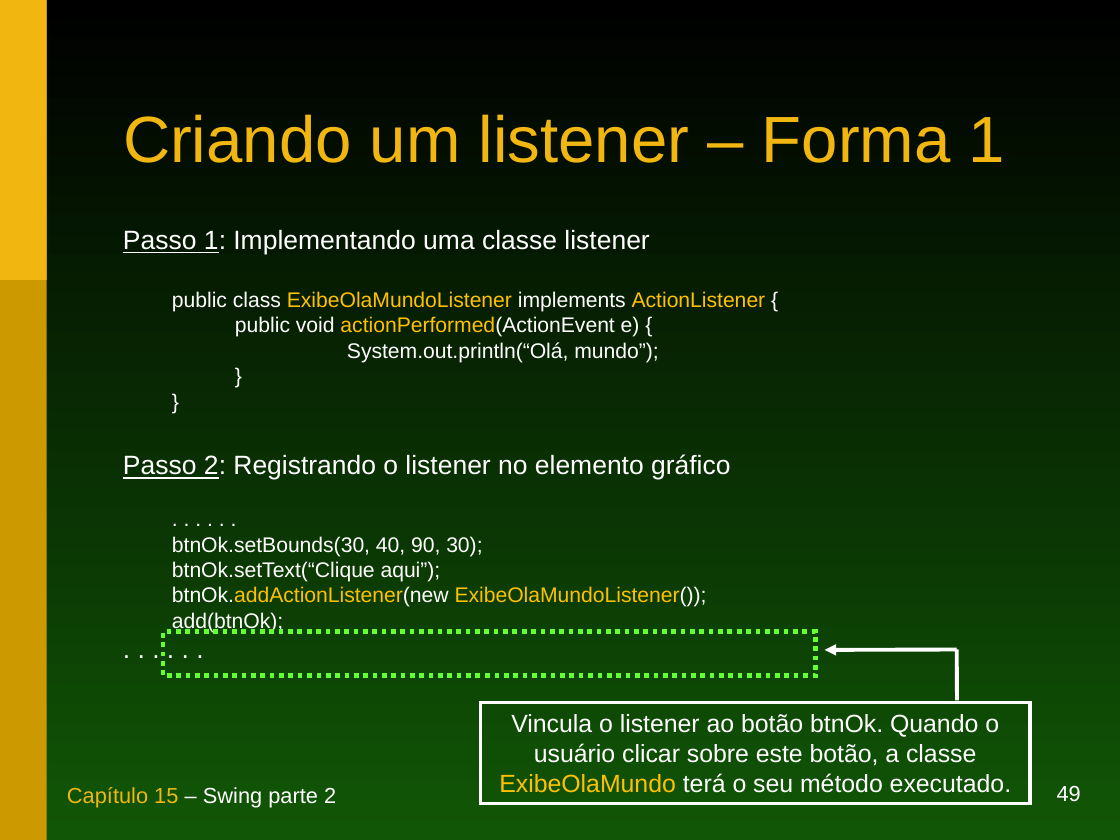
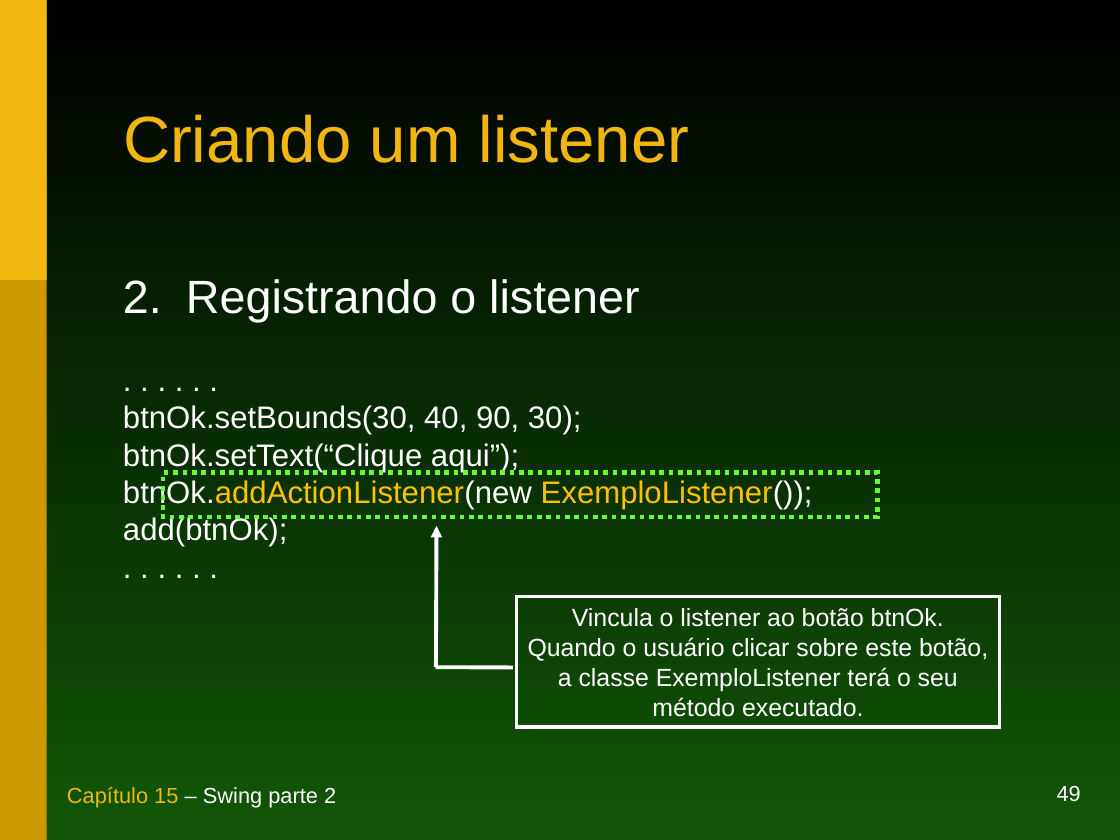
Before and after one commit to duchesqui/slzvieira-training, a slide deck: slide 49 of 1-Java-Programmer-Modulo-I/16.Capitulo15.ppt. Drawn at 1120x840 pixels with LibreOffice and Linux fonts; fonts in the diff are those of the drawing. Boxes give left, top, right and bottom in pixels: in the first picture for what was removed or moved away, otherwise in the second. Text is boxed around its words. In the diff, an @@ line names an element or a change of style, - is before the commit and + after.

```diff
--- a/1-Java-Programmer-Modulo-I/16.Capitulo15.ppt
+++ b/1-Java-Programmer-Modulo-I/16.Capitulo15.ppt
@@ title at [123,114,690,163]: text changed @@
-Criando um listener – Forma 1
+Criando um listener
@@ text "Registrando o listener": place and size @@
-text "Registrando o listener" at [123,229,766,633]
+text "Registrando o listener" at [123,279,813,547]
@@ text at [186,279,639,322]: text changed; size 13.6 to 30 pt @@
-Passo 1: Implementando uma classe listener
-  public class ExibeOlaMundoListener implements ActionListener {
-  public void actionPerformed(ActionEvent e) {
-  System.out.println(“Olá, mundo”);
-  }
-  }
-Passo 2: Registrando o listener no elemento gráfico
+2. Registrando o listener
@@ text at [123,405,582,547]: size 13.6 to 20 pt in ". . . . . .", "btnOk.setBounds(30, 40, 90, 30);", "btnOk.setText(“Clique aqui”);", "add(btnOk);"; size 17 to 20 pt in ". . . . . ."; list level 2 to 1 in ". . . . . ..."; list level 2 to 1 in "btnOk.setBounds(30, 40, 90, 30);"; list level 2 to 1 in "btnOk.setText(“Clique aqui”);"; list level 2 to 1 in "add(btnOk);" @@
@@ text at [123,478,813,509]: text changed; size 13.6 to 20 pt @@
-  btnOk.addActionListener(new ExibeOlaMundoListener());
+btnOk.addActionListener(new ExemploListener());
@@ rectangle: place and size @@
-rectangle at [164,632,816,675]
+rectangle at [164,473,878,516]
@@ arrow added from (436, 668) to (437, 525), #FFFFFF 2.49 pt @@
@@ rectangle "Vincula o listener ao botão ...": place and size @@
-rectangle "Vincula o listener ao botão ..." at [480,702,1030,803]
+rectangle "Vincula o listener ao botão ..." at [516,596,999,727]
@@ text in rectangle at [528,608,988,717]: text changed @@
-Vincula o listener ao botão btnOk. Quando o usuário clicar sobre este botão, a classe ExibeOlaMundo terá o seu método executado.
+Vincula o listener ao botão btnOk.
+Quando o usuário clicar sobre este botão,
+a classe ExemploListener terá o seu
+método executado.
@@ arrow removed from (956, 650) to (824, 650) @@
@@ line removed from (956, 700) to (956, 650) @@
@@ line added from (513, 668) to (436, 668), #FFFFFF 2.49 pt @@
```
Also in this commit, not shown: 13 other slides changed, 3 slides added, 4 slides removed, 3 other files.
